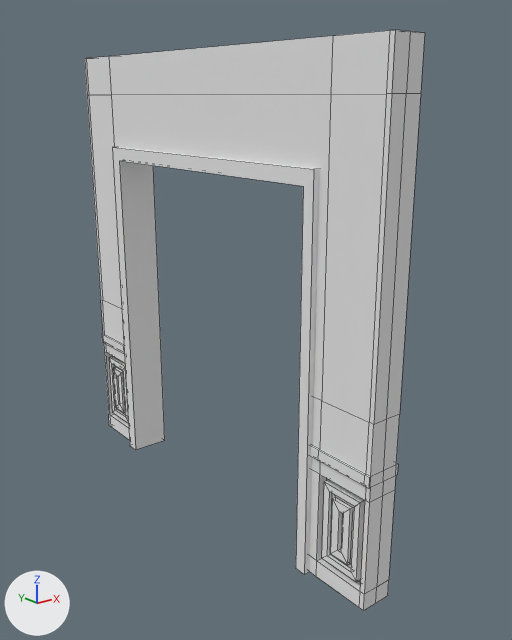
Renders of the FBX model Assets/Models/Objects/Walls/WallDoubleDoor.fbx from each side of a commit.
Camera for both pictures: a camera (50 mm lens) standing at (-2.62, -3.7, 2.73) and looking at (0.17, -0.21, 1.33). Arrows for +X, +Y and +Z are at lower left; the lights stay in place. Mesh edges are drawn as thin lines.

In view in the first picture: 'door space.005'.
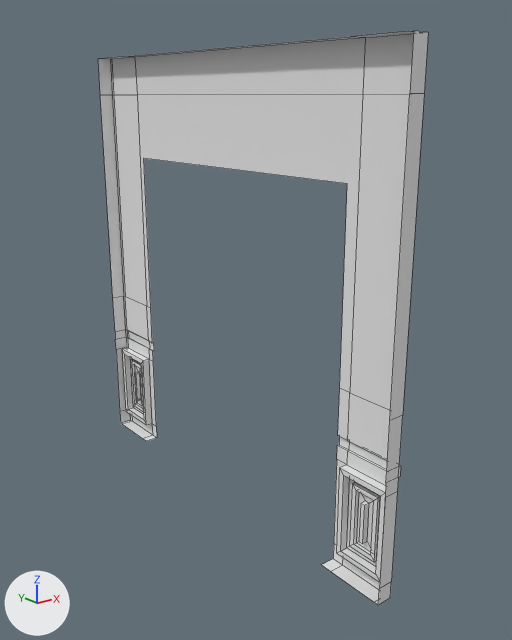
Where the change shows, as pixel boxes (x1, y1, x2, y2) in the pictures (512 x 640 px):
'door space.005', reshaped, moved: before (85, 30, 425, 611); after (98, 31, 428, 605)
part 1 of me_cube_006, deleted: before (112, 147, 319, 574)
part 2 of me_cube_006, deleted: before (85, 30, 410, 611)

Edits to the bpy script that builds the scene:
```text
Change me_cube_006:
    used by ob_door_space_005; location = (0.0, 0.0, 0.0)
    remove me_cube_006.from_pydata(...)  # 342 vertices, 312 faces; spans x -0.14..0.14, y -1.5..1.5, z 0.0..3.0
    add me_cube_006.from_pydata(...)  # 176 vertices, 151 faces; spans x 0.0..0.11, y -1.5..1.5, z 0.0..3.0
    me_cube_006 part 1: the loose piece of 16 vertices spanning x -0.14..0.14, y -1.05..1.07, z 0.0..2.38 is deleted
    me_cube_006 part 2
    150 vertices are removed from x -0.11..-0.04, y -1.5..1.5, z 0.0..3.0
    151 faces are deleted
Change ob_door_space_005:
    ob_door_space_005.location: (0.0, 0.0, 0.0) -> (0.0, -0.02, 0.0)
```
